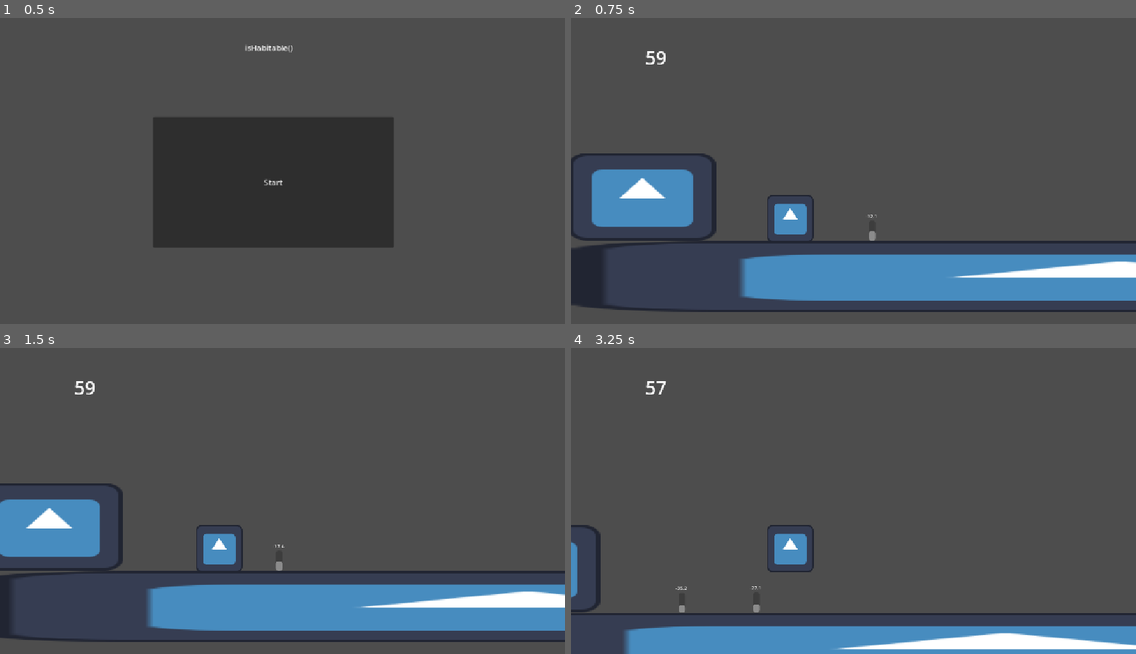
Above: before the commit, frames 1-4 (two rows, left to right).
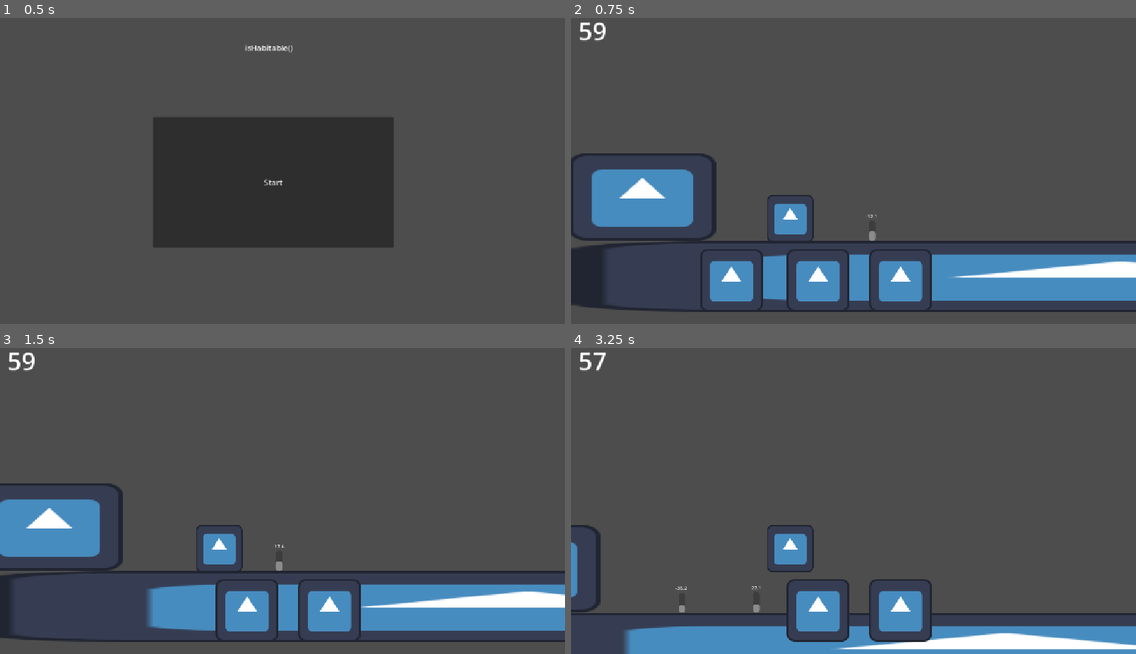
Above: after the commit, the same moments.

Repository: Ollieblock1/WHACK2026
Game: Godot game, scene res://game.tscn
The game is run twice, just before and just after one commit, with the same random seed, the same clock (stepped at 60 frames per second) and the same inputs. The engine's default icon, where the game draws it, is replaced by a stand-in: a white triangle on a blue panel in a dark square.
Inputs:
- Up to frame 1 (0.5 s): no input
- Up to frame 2 (0.75 s): click "Start" at 0.5 s
- Up to frame 3 (1.5 s): tap Enter at 1.25 s; hold Right (moveRight) from 1.28 s (still down); tap 1 (select1) at 1.35 s
- Up to frame 4 (3.25 s): tap Space (moveJump) at 1.52, 2.27 s; tap 2 (select2) at 2.1 s; release Right (moveRight) at 2.78 s; hold A (moveLeft) from 2.78 s (still down); tap 3 (select3) at 2.85 s

Frame 1 is identical in both runs. In frame 2, 3.3% of the frame differs, in the area x 1-64%, y 1-96%; in frame 3, 2.1%; in frame 4, 3.2%.

Commit message:
added UI inventory markers, disapear when item added

Diff:
--- /dev/null
+++ b/scenes/UI/ui.tscn
@@ -0,0 +1,28 @@
+[gd_scene format=3 uid="uid://cpc1jmd1oxtw1"]
+
+[ext_resource type="Script" uid="uid://cje8srlxoi23w" path="res://scripts/camera/UI.gd" id="1_suays"]
+[ext_resource type="Texture2D" uid="uid://dpunqpfijmmdo" path="res://icon.svg" id="2_yb1mt"]
+
+[node name="UI" type="CanvasLayer" unique_id=222190250]
+script = ExtResource("1_suays")
+
+[node name="Label" type="Label" parent="." unique_id=451133552]
+offset_left = 15.0
+offset_top = 15.0
+offset_right = 202.0
+offset_bottom = 156.0
+theme_override_font_sizes/font_size = 50
+text = "0:00
+"
+
+[node name="Sprite2D" type="Sprite2D" parent="." unique_id=1265559868]
+position = Vector2(327, 559)
+texture = ExtResource("2_yb1mt")
+
+[node name="Sprite2D3" type="Sprite2D" parent="." unique_id=1147568777]
+position = Vector2(504, 559)
+texture = ExtResource("2_yb1mt")
+
+[node name="Sprite2D4" type="Sprite2D" parent="." unique_id=2089041086]
+position = Vector2(672, 559)
+texture = ExtResource("2_yb1mt")
--- a/scenes/camera/camera.tscn
+++ b/scenes/camera/camera.tscn
@@ -1,10 +1,8 @@
 [gd_scene format=3 uid="uid://fq3wafqtn3dq"]
 
-[ext_resource type="Script" uid="uid://cje8srlxoi23w" path="res://scripts/camera/camera.gd" id="1_xejhd"]
 [ext_resource type="PackedScene" uid="uid://bck5pcfa82u6e" path="res://scenes/infoScreen.tscn" id="2_6m2n3"]
 
 [node name="Camera" type="Camera2D" unique_id=1382850481]
-script = ExtResource("1_xejhd")
 
 [node name="InfoScreen" parent="." unique_id=851300588 instance=ExtResource("2_6m2n3")]
 visible = false
@@ -15,6 +13,7 @@
 offset_bottom = -236.0
 
 [node name="Label" type="Label" parent="." unique_id=1727742880]
+visible = false
 offset_left = -566.0
 offset_top = -328.0
 offset_right = -379.0
--- a/scenes/managers/game_manager.tscn
+++ b/scenes/managers/game_manager.tscn
@@ -5,6 +5,7 @@
 [ext_resource type="PackedScene" uid="uid://fq3wafqtn3dq" path="res://scenes/camera/camera.tscn" id="2_r76ct"]
 [ext_resource type="PackedScene" uid="uid://d1lv7x0c5ogpj" path="res://scenes/level/level.tscn" id="4_3yu1d"]
 [ext_resource type="PackedScene" uid="uid://djp0nv4ddbxsf" path="res://scenes/experiments/thermometer.tscn" id="5_3yu1d"]
+[ext_resource type="PackedScene" uid="uid://cpc1jmd1oxtw1" path="res://scenes/UI/ui.tscn" id="6_c2g8d"]
 
 [node name="gameManager" type="Node2D" unique_id=493323348]
 script = ExtResource("1_i04cf")
@@ -13,6 +14,7 @@
 
 [node name="Player" parent="." unique_id=873710702 instance=ExtResource("2_6t86j")]
 position = Vector2(10, 67)
+collision_layer = 1
 
 [node name="Camera" parent="Player" unique_id=1382850481 instance=ExtResource("2_r76ct")]
 position = Vector2(172, -145)
@@ -23,6 +25,7 @@
 [node name="Thermometer" parent="." unique_id=1697934362 instance=ExtResource("5_3yu1d")]
 position = Vector2(232, 132)
 
+[node name="UI" parent="." unique_id=222190250 instance=ExtResource("6_c2g8d")]
+
 [connection signal="displayMenu" from="Level" to="." method="_on_level_display_menu"]
 [connection signal="placeExperiment" from="Player" to="." method="_on_player_place_experiment"]
-[connection signal="oxygenLost" from="Player/Camera" to="." method="_on_camera_oxygen_lost"]
--- a/scripts/camera/camera.gd
+++ b/scripts/camera/UI.gd
@@ -1,13 +1,27 @@
-extends Camera2D
+extends CanvasLayer
 
 var timeCount
 signal oxygenLost
 var emitted = false
+var inventory = [1,1,1]
+var inventoryUIArray
+
 
 # Called when the node enters the scene tree for the first time.
 func _ready() -> void:
 	timeCount = 60
+	inventoryUIArray = [
+	$Sprite2D,
+	$Sprite2D3,
+	$Sprite2D4
+	]
 
+
+func updateInventory(index):
+	inventory[index]= 0
+	print(index)
+	print(inventoryUIArray[index])
+	inventoryUIArray[index].visible = false
 
 
 func decreaseTimer(delta):
--- a/scripts/managers/game_manager.gd
+++ b/scripts/managers/game_manager.gd
@@ -66,3 +66,4 @@
 
 	$Level.addObject(instance)
 	instance.global_position = point
+	$UI.updateInventory(object)
Renamed: scripts/camera/camera.gd.uid -> scripts/camera/UI.gd.uid
